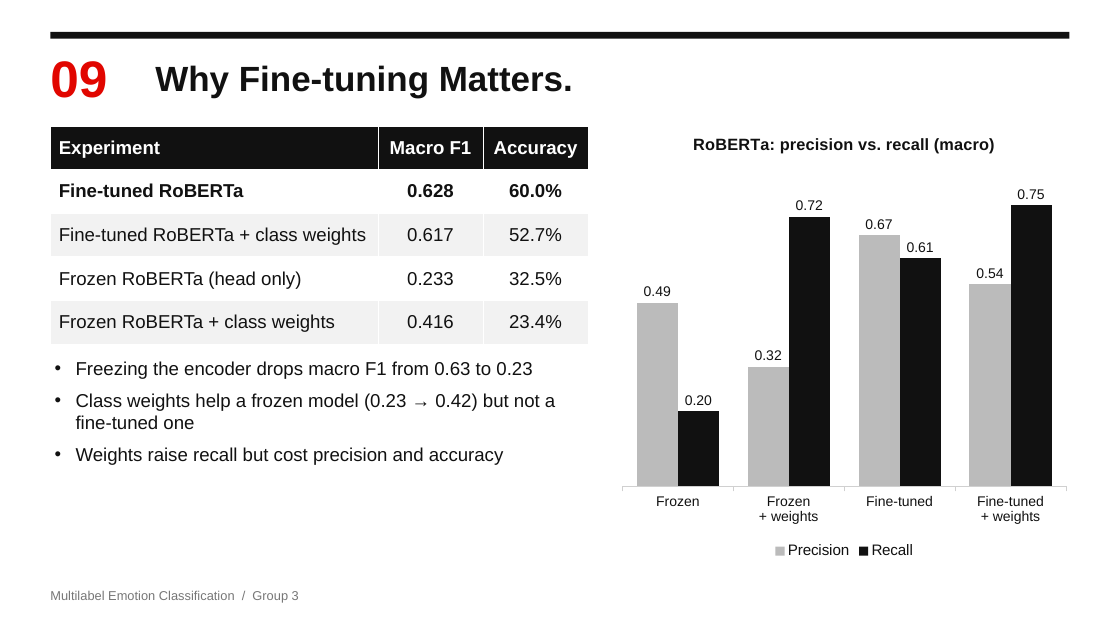
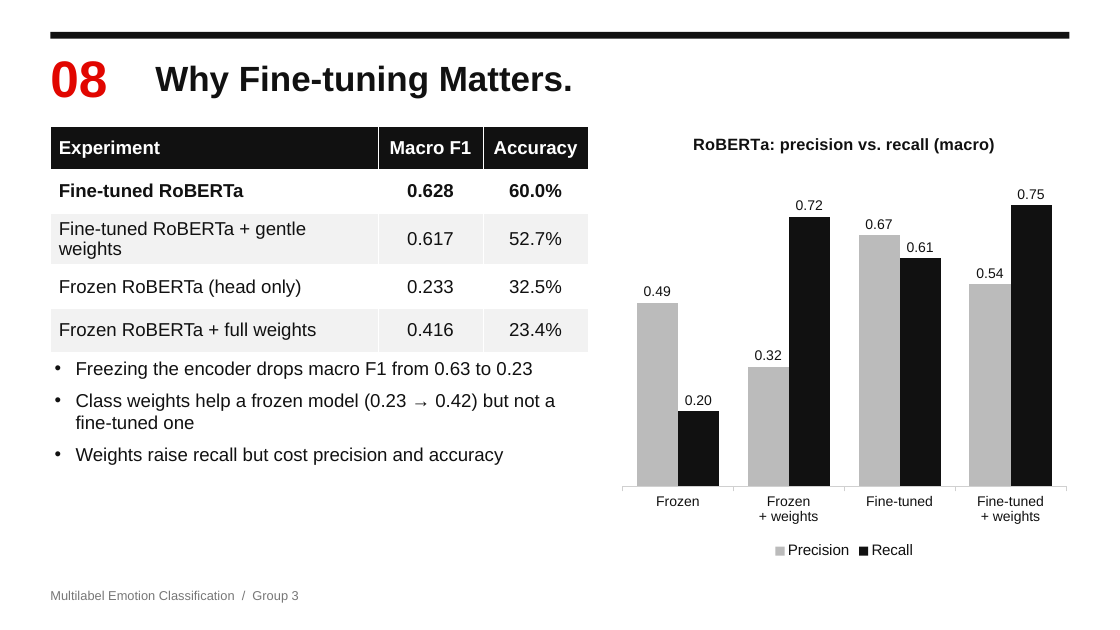
Before and after one commit to Ephab/NLP-Project, a slide deck: slide 8 of Emotion_Classification_Presentation.pptx (slide 9 before the commit). Drawn at 1120x630 pixels with LibreOffice and Linux fonts; fonts in the diff are those of the drawing. Boxes give left, top, right and bottom in pixels: in the first picture for what was removed or moved away, otherwise in the second. Text is boxed around its words. In the diff, an @@ line names an element or a change of style, - is before the commit and + after.

```diff
--- a/Emotion_Classification_Presentation.pptx
+++ b/Emotion_Classification_Presentation.pptx
@@ text at box(50, 61, 107, 98): text changed @@
-09
+08
@@ table at box(50, 126, 588, 344) @@
-row 3, column 1: Fine-tuned RoBERTa + class weights
+row 3, column 1: Fine-tuned RoBERTa + gentle weights
-row 5, column 1: Frozen RoBERTa + class weights
+row 5, column 1: Frozen RoBERTa + full weights
```
Also in this commit, not shown: 7 other slides changed, 1 slide removed, 2 other files.
